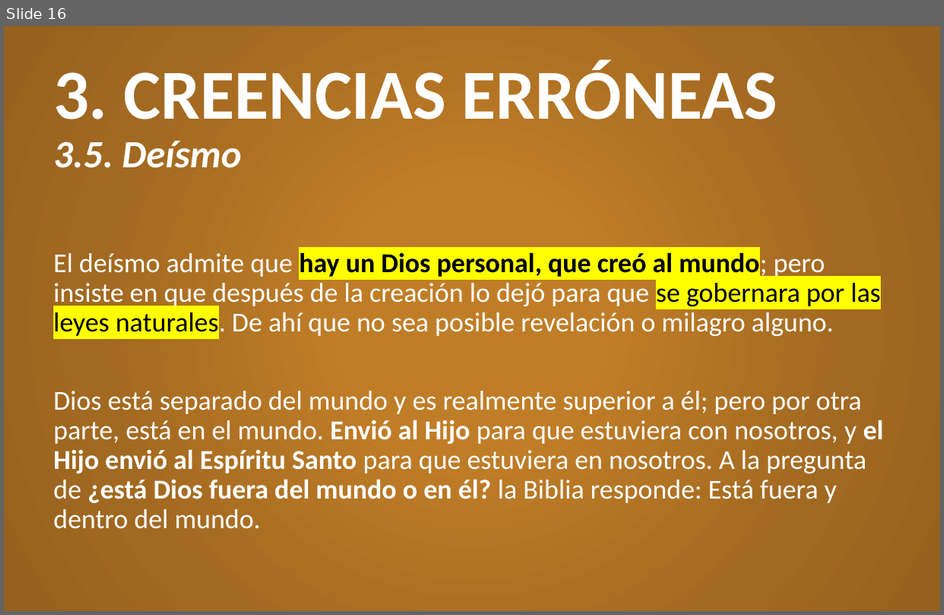
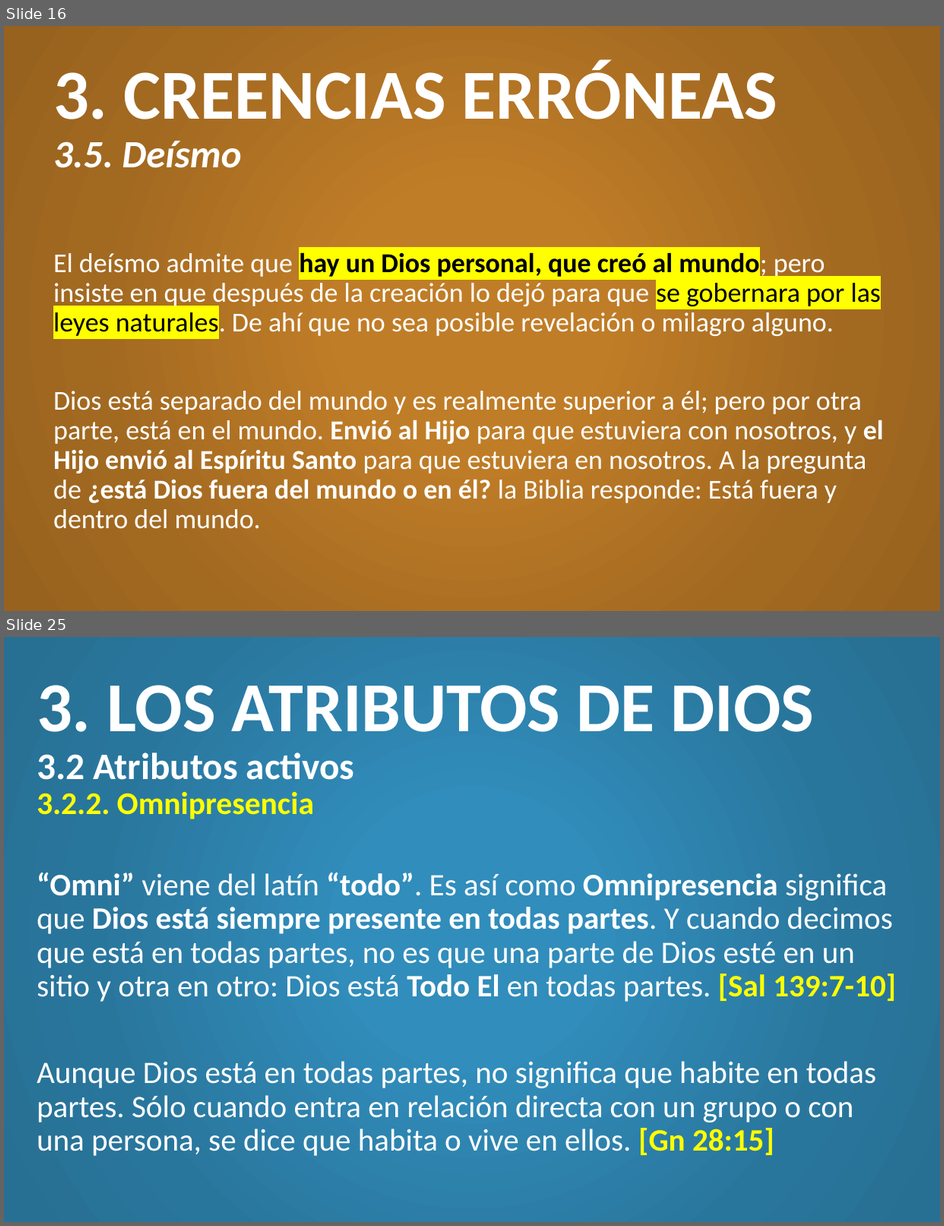
Before and after one commit to CreyTuning/documents, a slide deck: slideshow/Teologia Sistematica y Biblica - Myer Pearlman/Clases/4. Dios.pptx. Shown one above the other, each under a label of ours: slide 16 before the commit, slides 16 and 25 after it; the slides between them are not shown. The pictures are 944x615 and 944x1226 pixels, drawn with LibreOffice and Linux fonts; fonts in the diff are those of the drawing. Boxes give left, top, right and bottom in pixels: in the first picture for what was removed or moved away, otherwise in the second. Text is boxed around its words. In the diff, an @@ line names an element or a change of style, - is before the commit and + after.

Commit message:
4. Dios (Parte 2) y Examen 1

```diff
--- a/slideshow/Teologia Sistematica y Biblica - Myer Pearlman/Clases/4. Dios.pptx
+++ b/slideshow/Teologia Sistematica y Biblica - Myer Pearlman/Clases/4. Dios.pptx
@@ slide 25 added at (4, 637, 940, 1222), background gradient #318DBB to #29769D to #276F93 @@
@@ title added at (37, 685, 814, 819), 54 pt, text #FFFFFF, bold @@
+3. LOS ATRIBUTOS DE DIOS
+3.2 Atributos activos
+3.2.2. Omnipresencia
@@ text added at (37, 873, 896, 1156), 24 pt, text #FFFFFF @@
+“Omni” viene del latín “todo”. Es así como Omnipresencia significa que Dios está siempre presente en todas partes. Y cuando decimos que está en todas partes, no es que una parte de Dios esté en un sitio y otra en otro: Dios está Todo El en todas partes. [Sal 139:7-10]
+Aunque Dios está en todas partes, no significa que habite en todas partes. Sólo cuando entra en relación directa con un grupo o con una persona, se dice que habita o vive en ellos. [Gn 28:15]
```
Also in this commit, not shown: 11 other slides added, 2 other files.
